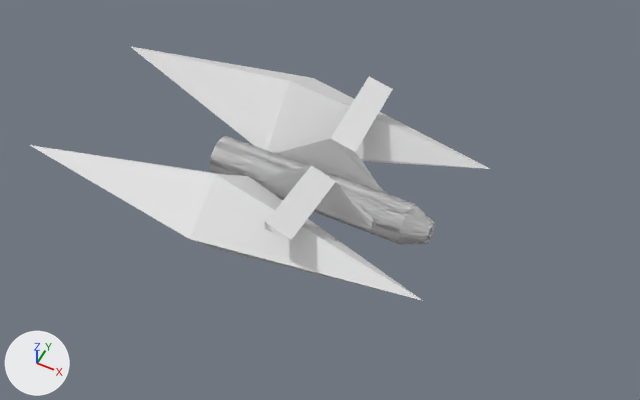
The Blender file Resources/models/player/ship.blend as it was, and as the next commit left it.
Both versions are drawn from a 50 mm camera at (13.3, -25.5, 31.3) aimed at (0.8, -0.6, 0.2). Lighting does not change. The marker at lower left points along +X, +Y and +Z.
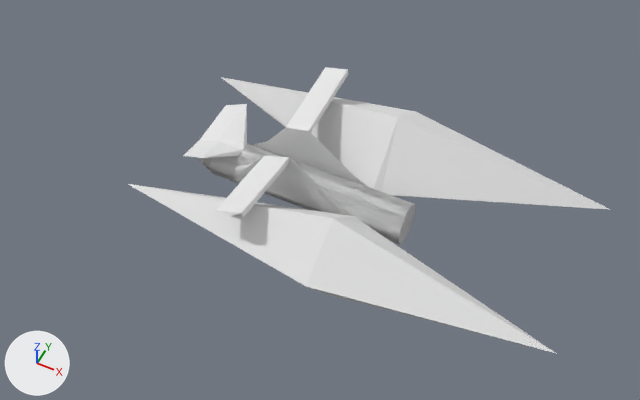
Where the change shows, as pixel boxes [x1, y1, x2, y2] in the pictures (640 x 400 px; the box of a moved part takes in the faces that stretch with it):
'Cylinder', reshaped, turned
    before: [30, 47, 490, 301]
    after: [128, 67, 611, 354]
part 1 of me_cylinder, moved or reshaped
    before: [379, 196, 435, 243]
    after: [183, 104, 247, 158]

Patch to the scene script:
```diff
--- a/Resources/models/player/ship.blend.py
+++ b/Resources/models/player/ship.blend.py
@@ me_cylinder @@
 me_cylinder.from_pydata(...)  # 284 vertices, 253 faces, 3 loose edges; spans x -1.37..3.25, y -1.0..6.02, z -1.49..2.64
 # used by ob_cylinder; location = (0.0, 0.0, 0.0); rotation_euler = (0.0, -1.571, 0.0), in degrees (0, -90, 0); scale = (1.0, 1.0, 5.0)
-me_cylinder.vertices[14].co = (0.98, 0.2, -1.0)  # pixel (410, 207)
-me_cylinder.vertices[71].co = (0.51, 0.1, -1.23)  # pixel (432, 224)
+# me_cylinder part 1
+me_cylinder.vertices[14].co = (1.89, 2.08, -0.91)  # pixel (202, 157)
+me_cylinder.vertices[71].co = (1.42, 1.98, -1.15)  # pixel (182, 155)
@@ ob_cylinder @@
 ob_cylinder.location = (0.0, 0.0, 0.0)
-ob_cylinder.rotation_euler = (0.0, -1.571, 0.0)  # degrees (0, -90, 0)
+ob_cylinder.rotation_euler = (-3.142, -1.571, 0.0)  # degrees (-180, -90, 0)
 ob_cylinder.scale = (1.0, 1.0, 5.0)
```
